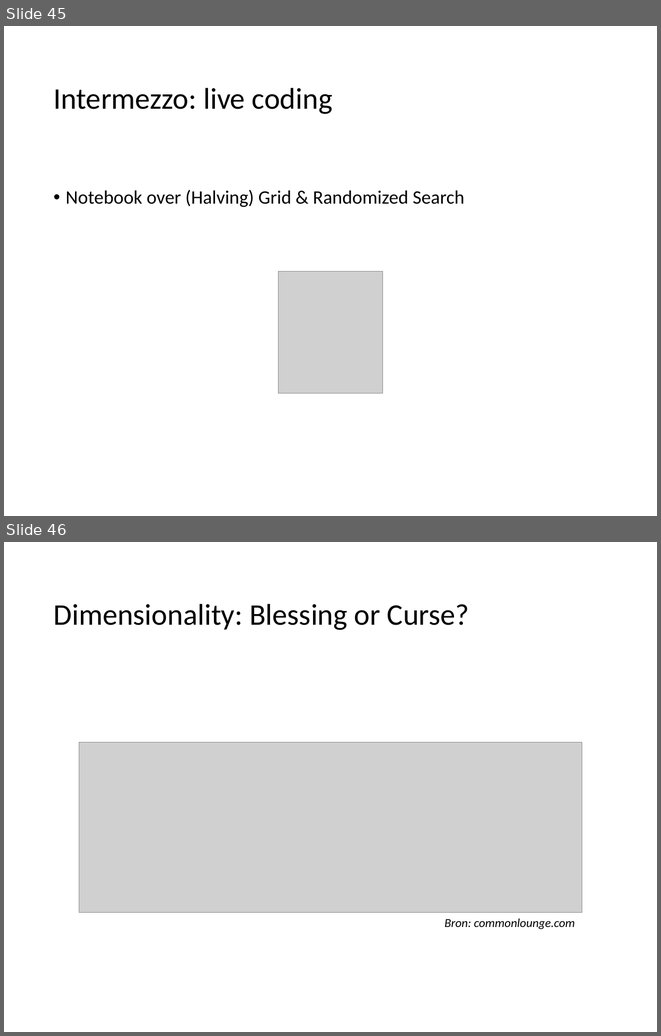
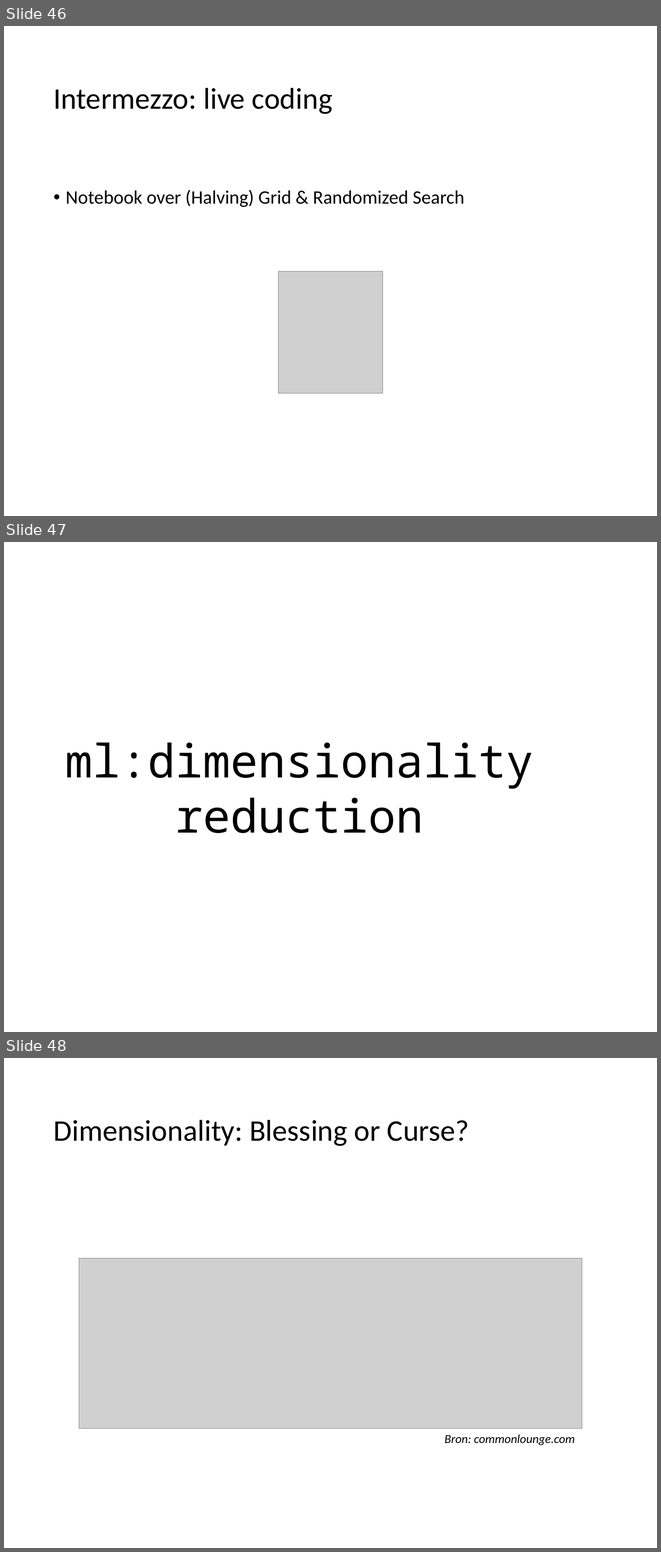
Before and after one commit to hanze-hbo-ict/Machine-Learning, a slide deck: docs/lectures/wk5/ML_wk5_Modeleval_tuning-Dimred.pptx. Shown one above the other, each under a label of ours: slides 45 and 46 before the commit, slides 46, 47 and 48 after it. The pictures are 661x1036 and 661x1552 pixels, drawn with LibreOffice and Linux fonts; fonts in the diff are those of the drawing; grey boxes stand for pictures. Boxes give left, top, right and bottom in pixels: in the first picture for what was removed or moved away, otherwise in the second. Text is boxed around its words. In the diff, an @@ line names an element or a change of style, - is before the commit and + after.

```diff
--- a/docs/lectures/wk5/ML_wk5_Modeleval_tuning-Dimred.pptx
+++ b/docs/lectures/wk5/ML_wk5_Modeleval_tuning-Dimred.pptx
@@ slide 47 added at [4, 542, 657, 1032], background #FFFFFF @@
@@ text added at [65, 742, 534, 833], 72 pt, text #000000 @@
+ml:dimensionality reduction
@@ what was slide 45 is now slide 46 @@
@@ what was slide 46 is now slide 48 @@
```
Also in this commit, not shown: 2 slides changed, 2 other slides added, 1 slide removed, 5 other files.
